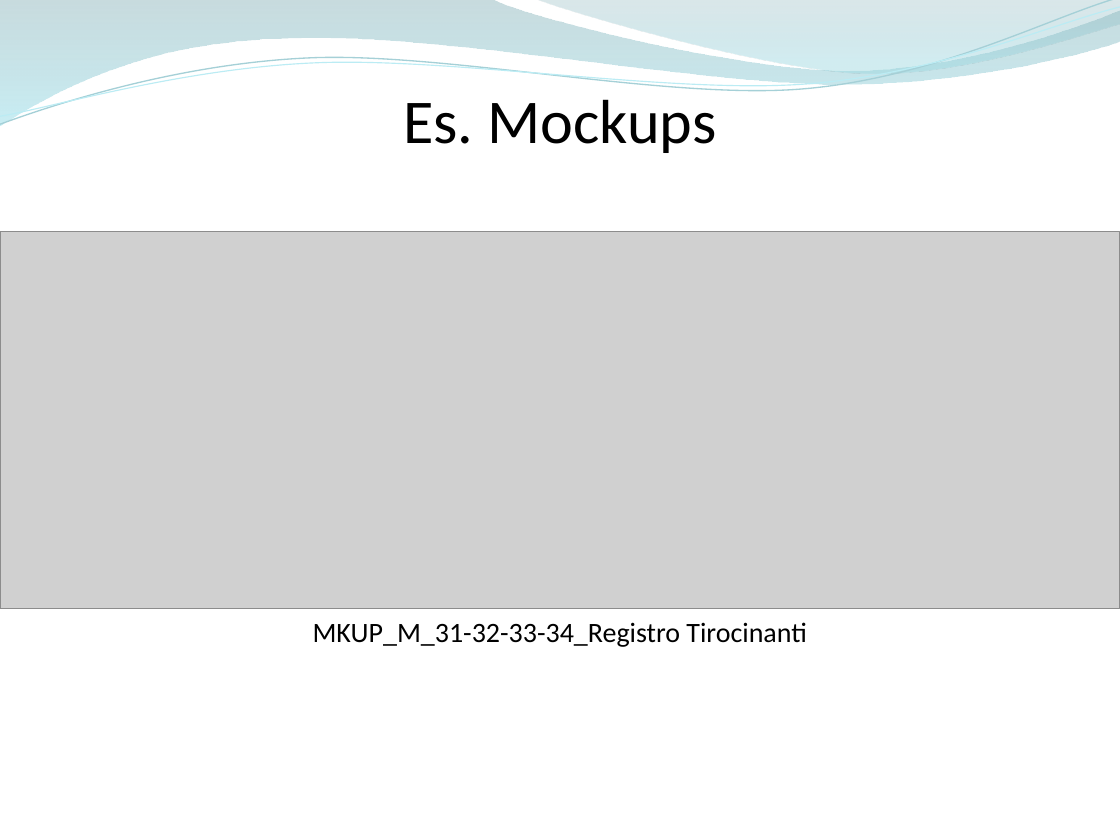
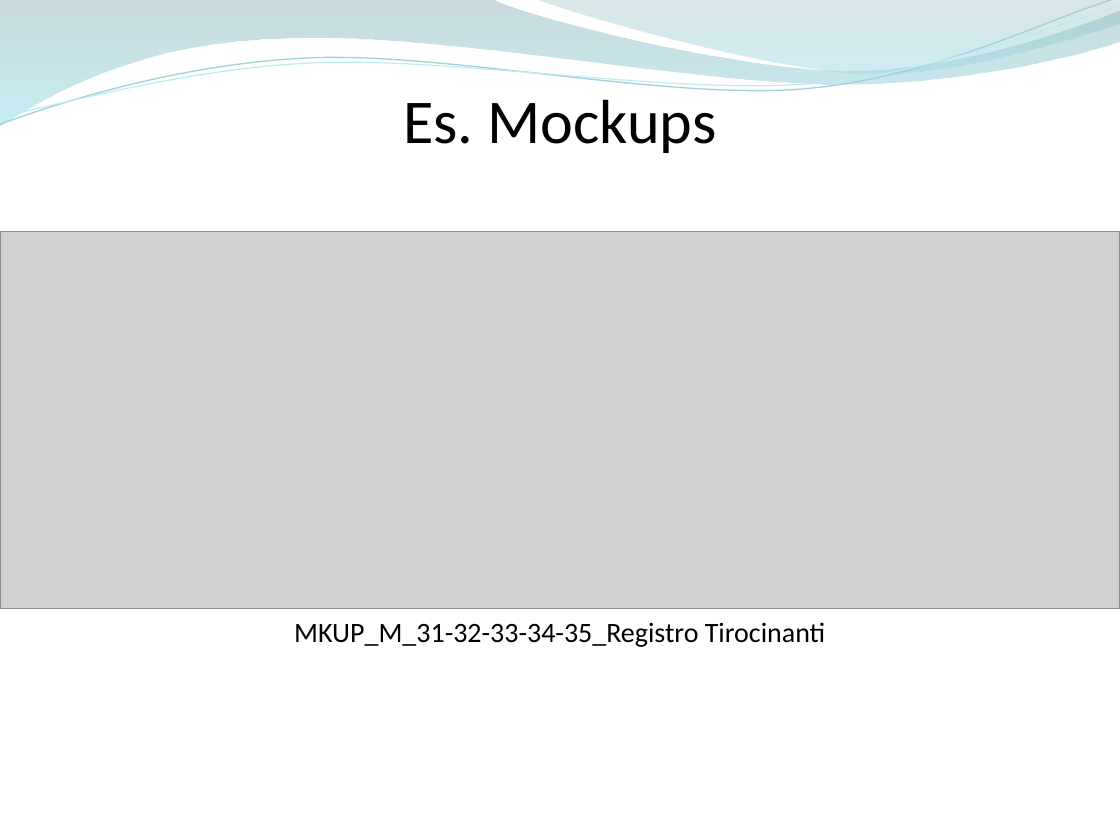
Before and after one commit to ammirate/at-silo, a slide deck: slide 12 of Presentazione/Atsilo2/Durante/Atsilo_M_PresentazioneFinale.pptx. Drawn at 1120x840 pixels with LibreOffice and Linux fonts; fonts in the diff are those of the drawing; grey boxes stand for pictures. Boxes give left, top, right and bottom in pixels: in the first picture for what was removed or moved away, otherwise in the second. Text is boxed around its words. In the diff, an @@ line names an element or a change of style, - is before the commit and + after.

```diff
--- a/Presentazione/Atsilo2/Durante/Atsilo_M_PresentazioneFinale.pptx
+++ b/Presentazione/Atsilo2/Durante/Atsilo_M_PresentazioneFinale.pptx
@@ text at (x1=294, y1=622, x2=826, y2=647): text changed @@
-MKUP_M_31-32-33-34_Registro Tirocinanti
+MKUP_M_31-32-33-34-35_Registro Tirocinanti
```
Also in this commit, not shown: 3 other slides changed.
